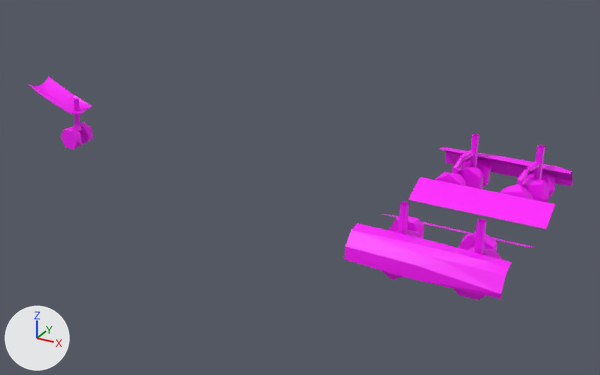
One commit to the glTF model public/models/c17.gear.glb: the scene before it, then after it.
Camera for both pictures: a 50 mm camera at (29.4, -26.4, 9.5) aimed at (14.6, 0.4, -3.8). The axes (+X, +Y, +Z) are drawn at lower left. The lights are the same throughout. The first picture is the older version.

The first picture shows 'gear'.
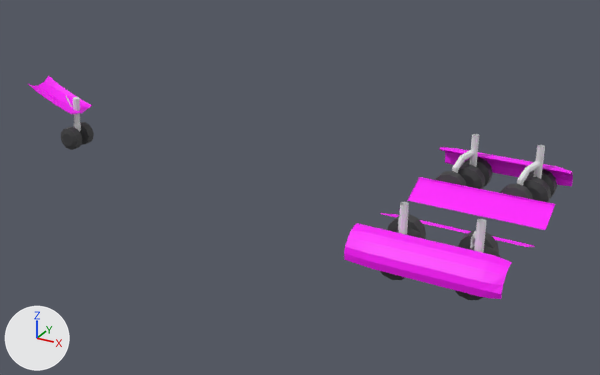
Boxes [x1, y1, x2, y2] around the edits, measured in the pictures (600 x 375 px):
part 1 of me_mesh_0, built on: before [344, 150, 529, 294]; after [344, 147, 573, 300]
part 2 of me_mesh_0, built on: before [27, 76, 78, 127]; after [27, 76, 94, 150]
part 3 of me_mesh_0, recoloured: before [76, 107, 549, 260]; after [88, 134, 549, 253]

The change, as a list of edits to the scene's bpy script:
```text
Change me_mesh_0:
    used by ob_gear; location = (0.0, 0.0, 0.0)
    remove me_mesh_0.from_pydata(...)  # 554 vertices, 774 faces; spans x 1.3..24.3, y -4.8..4.8, z -4.0..-1.2
    add me_mesh_0.from_pydata(...)  # 1531 vertices, 2511 faces; spans x 1.3..24.3, y -4.9..4.9, z -4.0..-1.1
    me_mesh_0 part 1: 11 vertices moved within x 20.3..22.9, y -4.8..3.9, z -3.5..-2.3; 749 vertices added at x 19.1..24.3, y -4.9..4.9, z -4.0..-2.2
    me_mesh_0 part 2: 8 vertices moved within x 1.3..3.5, y -0.4..0.7, z -1.7..-1.2; 219 vertices added at x 1.3..3.8, y -0.7..0.7, z -4.0..-1.1
    me_mesh_0 part 3: 100 kept faces spanning x 3.4..23.8, y -4.4..4.4, z -4.0..-1.6 get new vertex colours; the middle colour goes from pink #ff00ff to white #e7e8ea
    other edits to the shape of me_mesh_0 do not show in these pictures
```
